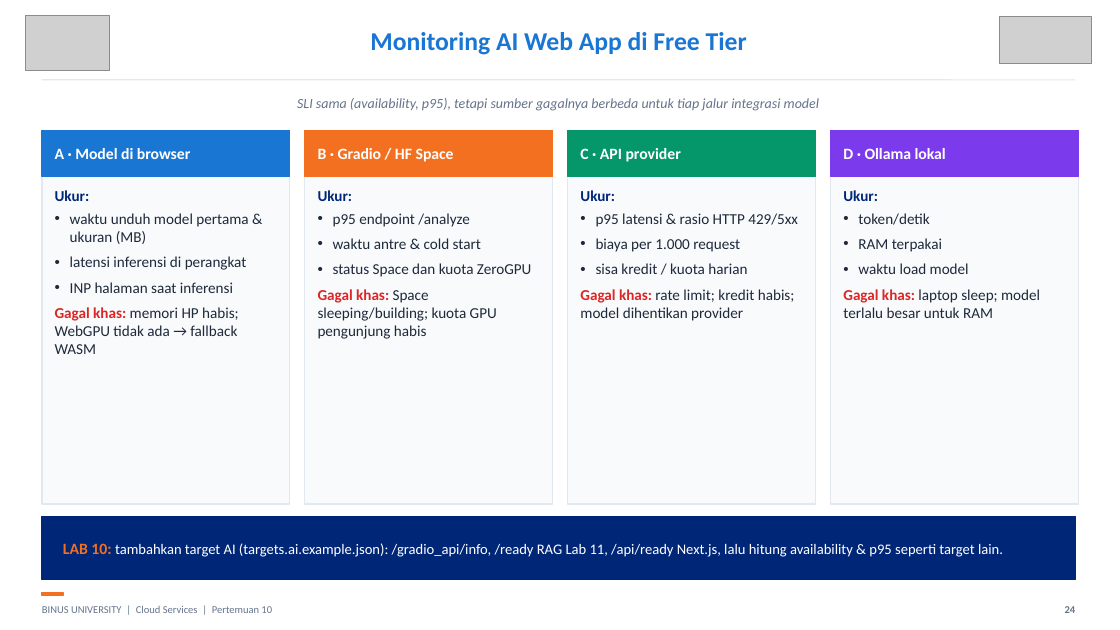
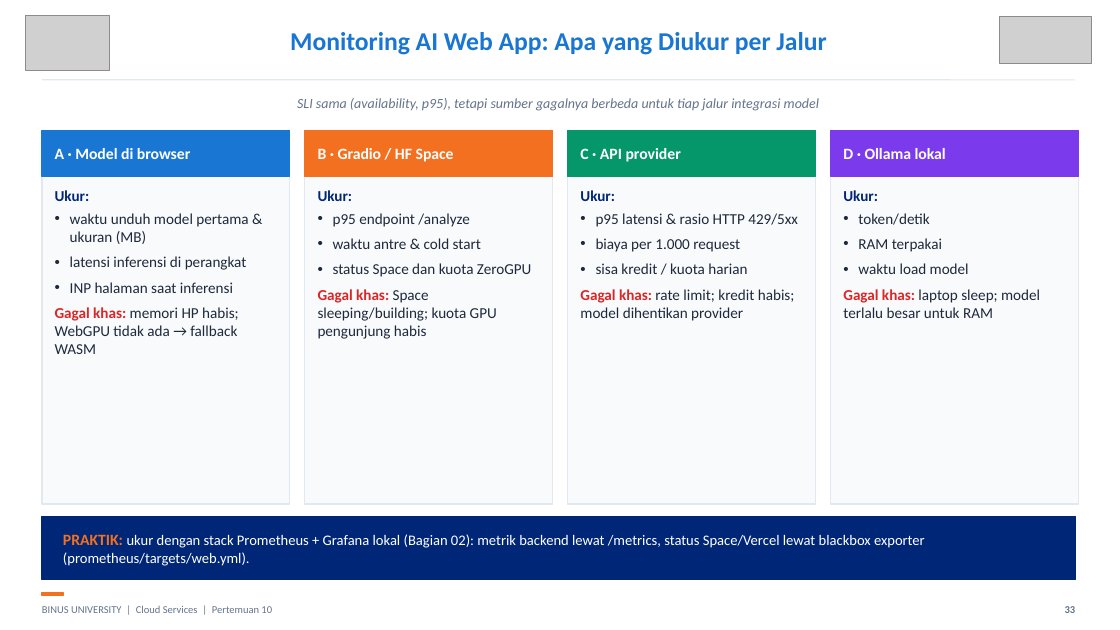
Before and after one commit to SeedFlora/meet10CloudService, a slide deck: slide 33 of slides/Teori_Pertemuan_10.pptx (slide 24 before the commit). Drawn at 1120x630 pixels with LibreOffice and Linux fonts; fonts in the diff are those of the drawing; grey boxes stand for pictures. Boxes give left, top, right and bottom in pixels: in the first picture for what was removed or moved away, otherwise in the second. Text is boxed around its words. In the diff, an @@ line names an element or a change of style, - is before the commit and + after.

```diff
--- a/slides/Teori_Pertemuan_10.pptx
+++ b/slides/Teori_Pertemuan_10.pptx
@@ text at (290,32,826,55): text changed @@
-Monitoring AI Web App di Free Tier
+Monitoring AI Web App: Apa yang Diukur per Jalur
@@ text at (63,534,925,566): text changed @@
-LAB 10: tambahkan target AI (targets.ai.example.json): /gradio_api/info, /ready RAG Lab 11, /api/ready Next.js, lalu hitung availability & p95 seperti target lain.
+PRAKTIK: ukur dengan stack Prometheus + Grafana lokal (Bagian 02): metrik backend lewat /metrics, status Space/Vercel lewat blackbox exporter (prometheus/targets/web.yml).
@@ text at (1065,606,1076,613): text changed @@
-24
+33
```
Also in this commit, not shown: 22 other slides changed, 9 slides added, 16 other files.
